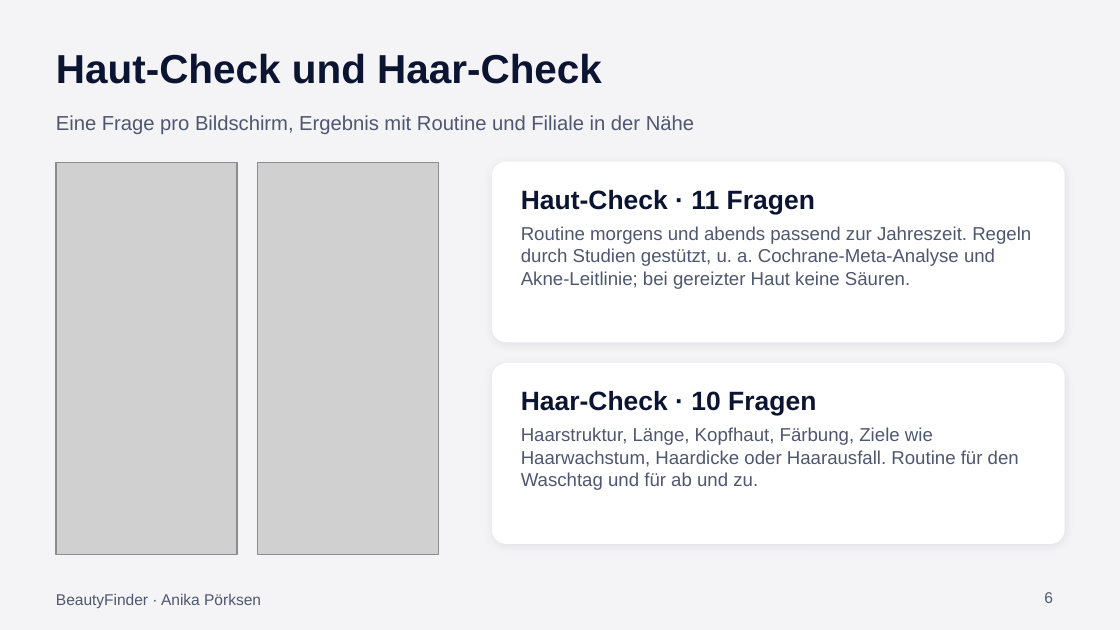
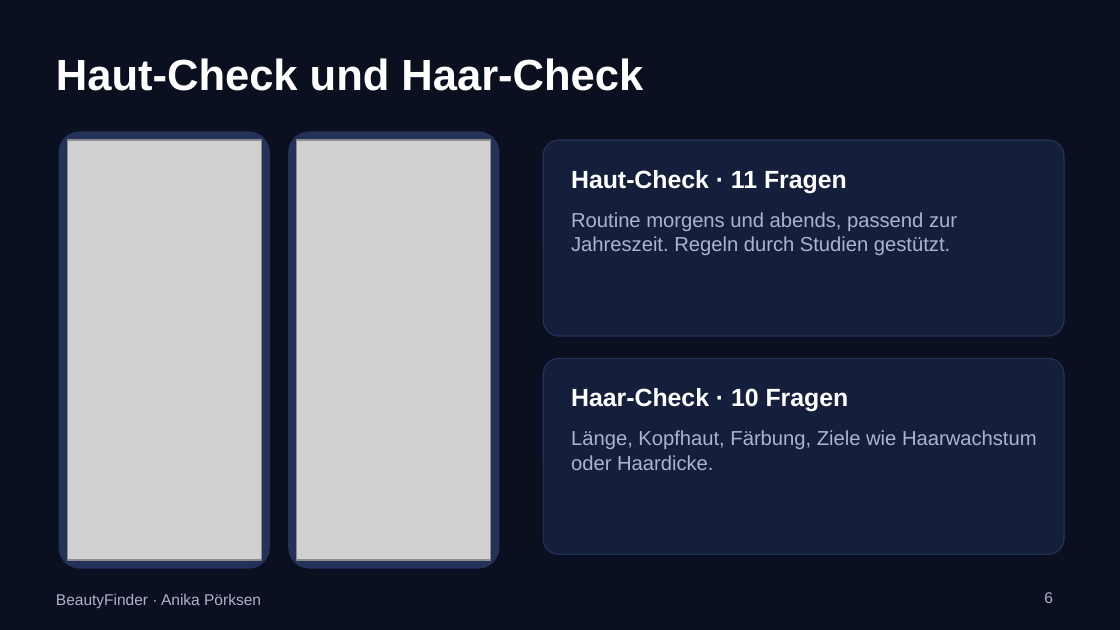
Before and after one commit to anikaprksn/Digitale-WElten, a slide deck: slide 6 of abgabe/Praesentation_BeautyFinder.pptx. Drawn at 1120x630 pixels with LibreOffice and Linux fonts; fonts in the diff are those of the drawing; grey boxes stand for pictures. Boxes give left, top, right and bottom in pixels: in the first picture for what was removed or moved away, otherwise in the second. Text is boxed around its words. In the diff, an @@ line names an element or a change of style, - is before the commit and + after.

```diff
--- a/abgabe/Praesentation_BeautyFinder.pptx
+++ b/abgabe/Praesentation_BeautyFinder.pptx
@@ background #F4F4F6 to #0A1020 @@
@@ text "Haut-Check und Haar-Check" at bbox=[56, 58, 643, 91]: size 26 to 28 pt, text colour #0B1430 to #FFFFFF @@
@@ text removed at bbox=[56, 115, 694, 134] @@
-Eine Frage pro Bildschirm, Ergebnis mit Routine und Filiale in der Nähe
@@ rounded rectangle added at bbox=[59, 132, 269, 568], fill #24325A, outline #24325A 1 pt @@
@@ picture: place and size @@
-picture at bbox=[56, 162, 237, 554]
+picture at bbox=[67, 140, 261, 560]
@@ rounded rectangle added at bbox=[289, 132, 498, 568], fill #24325A, outline #24325A 1 pt @@
@@ picture: place and size @@
-picture at bbox=[258, 162, 439, 554]
+picture at bbox=[297, 140, 491, 560]
@@ rounded rectangle at bbox=[543, 140, 1064, 336]: fill #FFFFFF to #151F3B; outline #FFFFFF 1 pt to #24325A 0.75 pt; shadow off; proportions changed @@
@@ rounded rectangle: place and size @@
-rounded rectangle at bbox=[493, 162, 1064, 342]
+rounded rectangle at bbox=[543, 140, 1064, 336]
@@ text "Haut-Check · 11 Fragen" at bbox=[571, 170, 847, 194]: size 17 to 16 pt, text colour #0B1430 to #FFFFFF @@
@@ text "Haut-Check · 11 Fragen": place and size @@
-text "Haut-Check · 11 Fragen" at bbox=[521, 189, 815, 214]
+text "Haut-Check · 11 Fragen" at bbox=[571, 170, 847, 194]
@@ text at bbox=[571, 212, 957, 255]: text changed; size 12 to 13 pt; text colour #4F5770 to #A9B4CF @@
-Routine morgens und abends passend zur Jahreszeit. Regeln durch Studien gestützt, u. a. Cochrane-Meta-Analyse und Akne-Leitlinie; bei gereizter Haut keine Säuren.
+Routine morgens und abends, passend zur Jahreszeit. Regeln durch Studien gestützt.
@@ rounded rectangle: place and size @@
-rounded rectangle at bbox=[493, 364, 1064, 543]
+rounded rectangle at bbox=[543, 358, 1064, 554]
@@ rounded rectangle at bbox=[543, 358, 1064, 554]: fill #FFFFFF to #151F3B; outline #FFFFFF 1 pt to #24325A 0.75 pt; shadow off; proportions changed @@
@@ text "Haar-Check · 10 Fragen": place and size @@
-text "Haar-Check · 10 Fragen" at bbox=[521, 390, 816, 416]
+text "Haar-Check · 10 Fragen" at bbox=[571, 388, 849, 412]
@@ text "Haar-Check · 10 Fragen" at bbox=[571, 388, 849, 412]: size 17 to 16 pt, text colour #0B1430 to #FFFFFF @@
@@ text at bbox=[571, 430, 1037, 470]: text changed; size 12 to 13 pt; text colour #4F5770 to #A9B4CF @@
-Haarstruktur, Länge, Kopfhaut, Färbung, Ziele wie Haarwachstum, Haardicke oder Haarausfall. Routine für den Waschtag und für ab und zu.
+Länge, Kopfhaut, Färbung, Ziele wie Haarwachstum oder Haardicke.
@@ text "BeautyFinder · Anika Pörksen" at bbox=[56, 593, 261, 608]: text colour #4F5770 to #A9B4CF @@
@@ page number at bbox=[1044, 592, 1053, 603]: text colour #4F5770 to #A9B4CF @@
```
Also in this commit, not shown: 11 other slides changed.
